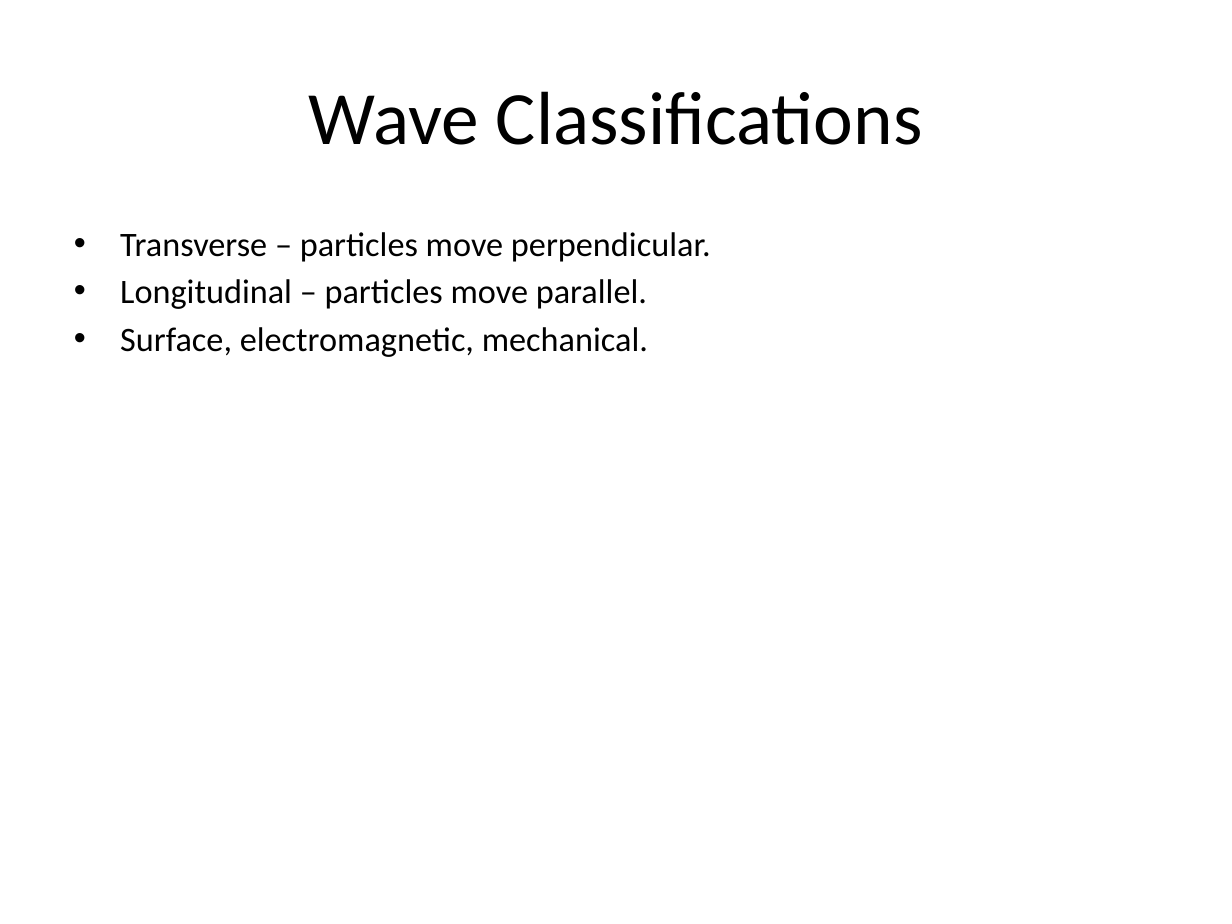
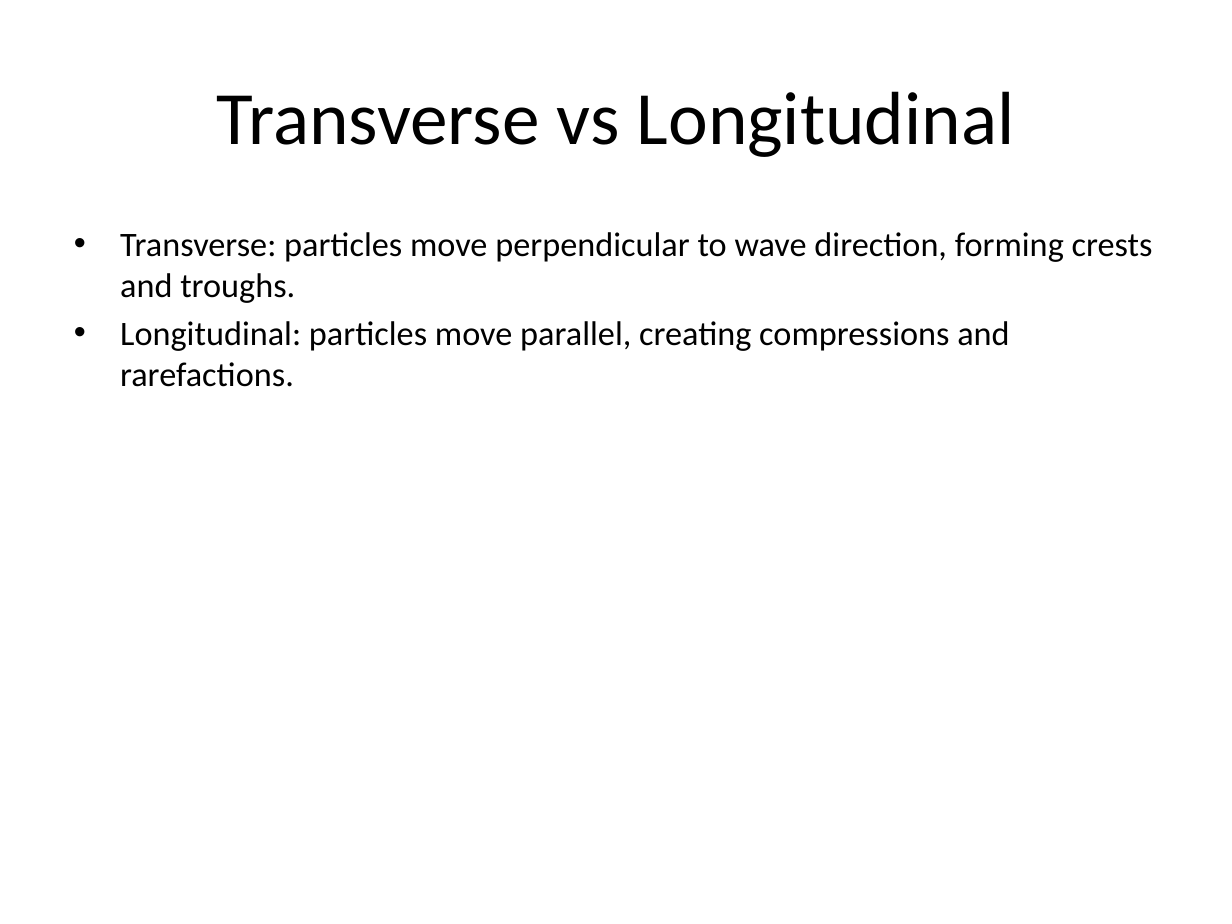
Before and after one commit to avinashsingh86331-lgtm/RESEARCH_AGENT, a slide deck: slide 4 of research_output.pptx (slide 3 before the commit). Drawn at 1232x924 pixels with LibreOffice and Linux fonts; fonts in the diff are those of the drawing. Boxes give left, top, right and bottom in pixels: in the first picture for what was removed or moved away, otherwise in the second. Text is boxed around its words. In the diff, an @@ line names an element or a change of style, - is before the commit and + after.

```diff
--- a/research_output.pptx
+++ b/research_output.pptx
@@ title at [216, 91, 1015, 157]: text changed @@
-Wave Classifications
+Transverse vs Longitudinal
@@ text at [120, 232, 1153, 387]: text changed @@
-• Transverse – particles move perpendicular.
-• Longitudinal – particles move parallel.
-• Surface, electromagnetic, mechanical.
+• Transverse: particles move perpendicular to wave direction, forming crests and troughs.
+• Longitudinal: particles move parallel, creating compressions and rarefactions.
```
Also in this commit, not shown: 6 other slides changed, 1 slide added, 1 slide removed, 3 other files.
